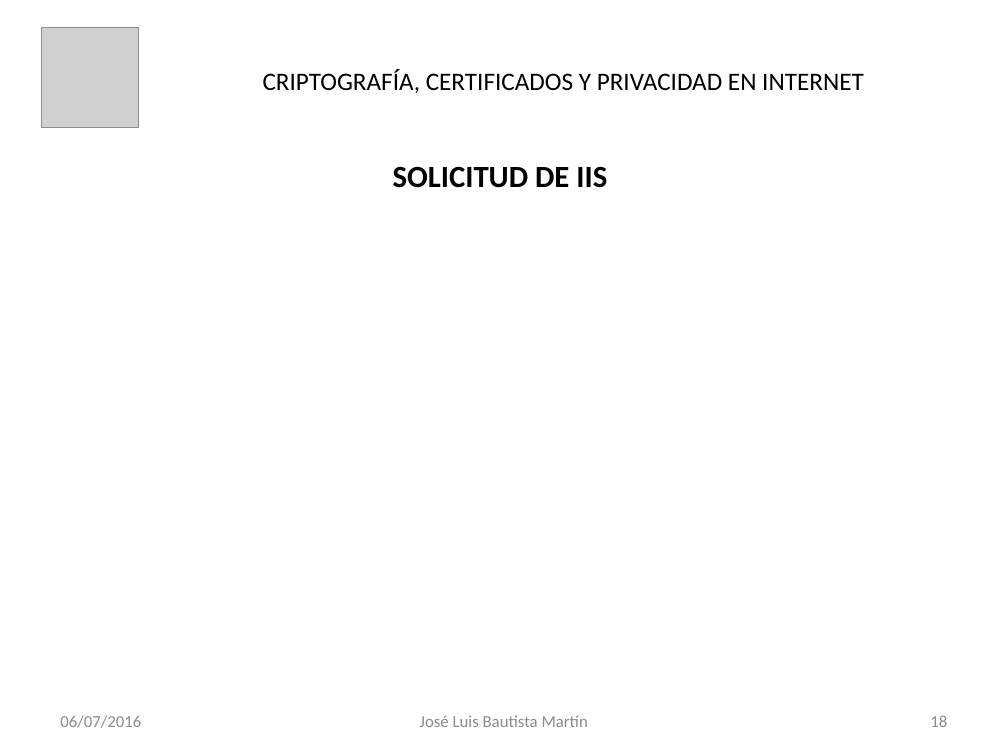
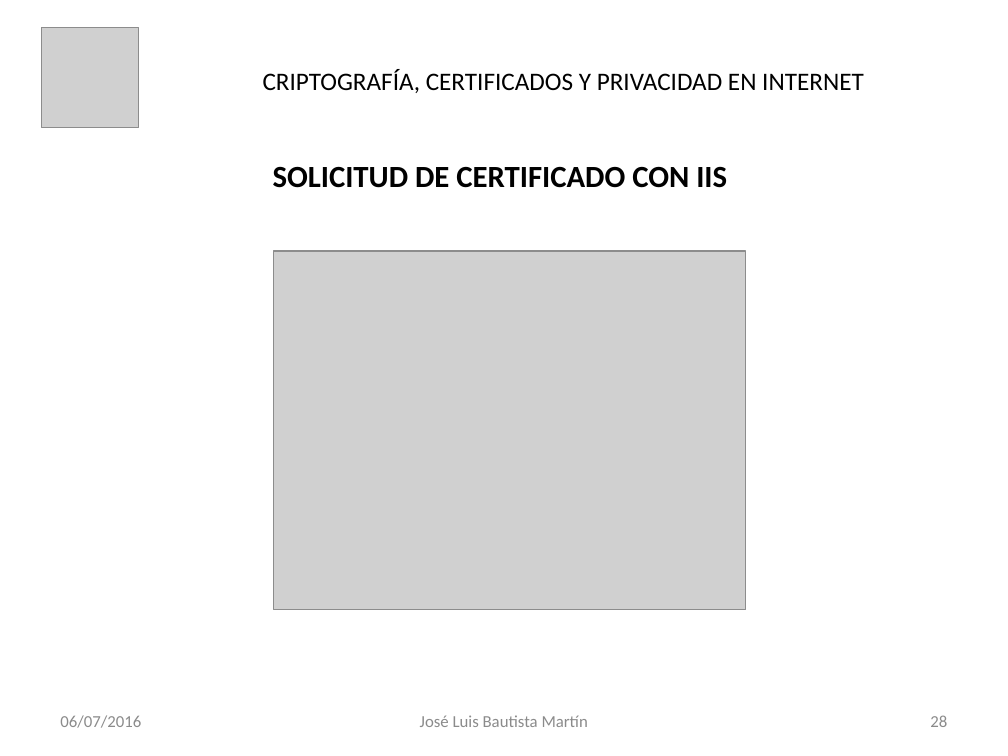
Before and after one commit to jbautistamartin/CapacitacionCriptografiaCertificadosPrivacidad, a slide deck: slide 28 of Documentos/Certicados Digitales.pptx (slide 18 before the commit). Drawn at 1008x756 pixels with LibreOffice and Linux fonts; fonts in the diff are those of the drawing; grey boxes stand for pictures. Boxes give left, top, right and bottom in pixels: in the first picture for what was removed or moved away, otherwise in the second. Text is boxed around its words. In the diff, an @@ line names an element or a change of style, - is before the commit and + after.

```diff
--- a/Documentos/Certicados Digitales.pptx
+++ b/Documentos/Certicados Digitales.pptx
@@ title at [273,166,727,188]: text changed @@
-SOLICITUD DE IIS
+SOLICITUD DE CERTIFICADO CON IIS
@@ picture added at [274,251,746,610] @@
@@ page number at [930,715,947,727]: text changed @@
-18
+28
```
Also in this commit, not shown: 15 other slides changed, 9 slides added.
